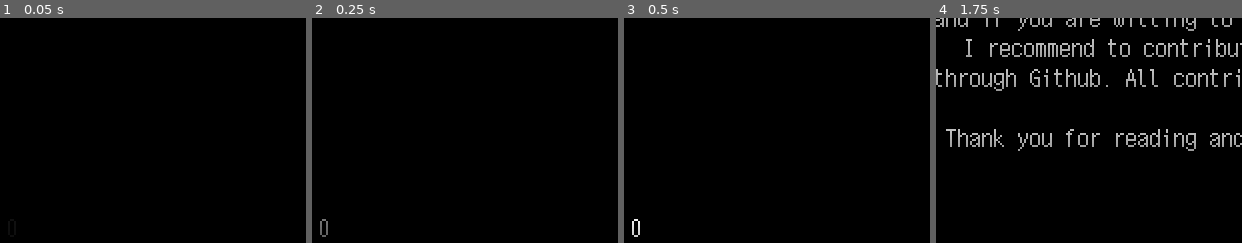
Above: before the commit, frames 1-4 (left to right).
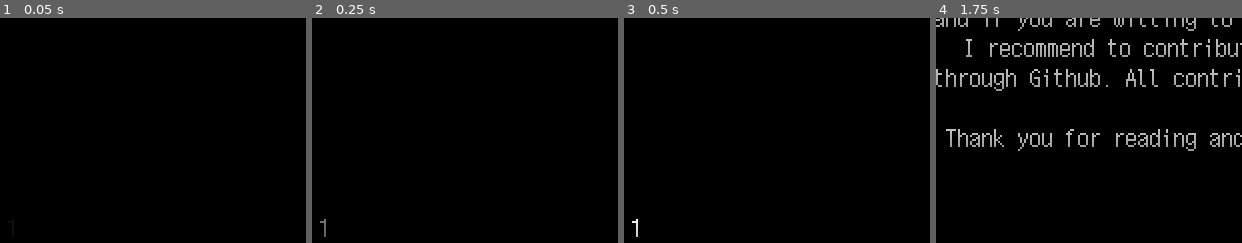
Above: after the commit, the same moments.

Repository: libre-nikki-devs/libre-nikki
Game: Godot game, scene res://scenes/maps/main_menu.tscn
The game is run twice, just before and just after one commit, with the same random seed, the same clock (stepped at 60 frames per second) and the same inputs.
Inputs:
- Up to frame 1 (0.05 s): no input
- Up to frame 2 (0.25 s): no input
- Up to frame 3 (0.5 s): no input
- Up to frame 4 (1.75 s): tap Enter (ui_accept) at 0.5, 0.77, 1.52 s; hold Right (ui_right) 0.53-1.28 s; hold Down (ui_down) from 1.28 s (still down)
The pictures show only the part of the screen within x 8-58%, y 50-100%; the shares and areas given below are measured in that part.

The runs differ from the first frame. In frame 2, 0.1% of the frame differs, in the area x 2-6%, y 89-98%; in frame 3, 0.1%; in frame 4, nothing differs.

Commit message:
Bump version to 0.0.1

Diff:
--- a/project.godot
+++ b/project.godot
@@ -12,7 +12,7 @@
 
 config/name="Libre Nikki"
 config/description="Libre Nikki is a free and open-source Yume Nikki fan game running on Godot Engine focused on collaboration."
-config/version="0.0.0"
+config/version="0.0.1"
 run/main_scene="res://scenes/maps/main_menu.tscn"
 config/use_custom_user_dir=true
 config/custom_user_dir_name="libre_nikki"
